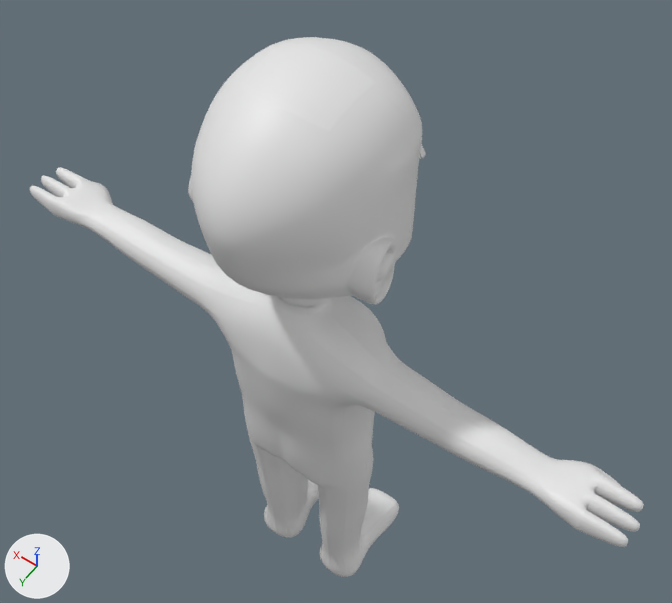
One commit to the Blender file BlenderFiles/Player/Player.blend: the scene before it, then after it.
Rendered twice from a camera (50 mm lens) standing at (-11.85, 5.05, 11.74) and looking at (-6.72, -2.13, 0.47). The lights are fixed; the arrows at lower left show +X, +Y and +Z. Mesh edges are drawn as thin lines on the coarser meshes.
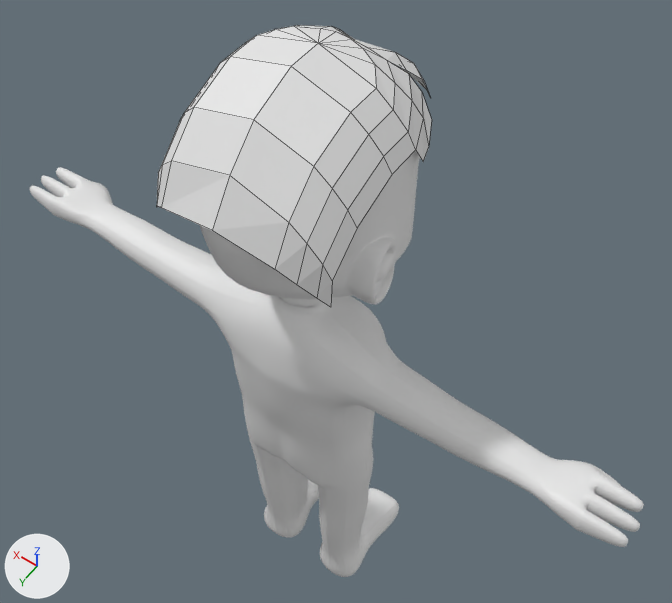
Boxes (x1, y1, x2, y2) around the edits, measured in the pictures (672 x 603 px):
'Plane.003', added: after (157, 25, 432, 307)
'Plane', unchanged, covered by the edit: before (188, 37, 422, 307); after (200, 150, 420, 307)

Edits to the bpy script that builds the scene:
```text
Add me_plane_003:
    me_plane_003.from_pydata(...)  # 89 vertices, 72 faces; spans x -4.02..4.19, y -3.73..2.83, z -10.49..0.38
Add ob_plane_003:
    ob_plane_003 = bpy.data.objects.new('Plane.003', me_plane_003)
    ob_plane_003.location = (-7.01, -2.73, 4.86)
    ob_plane_003.rotation_euler = (1.571, 0.0, 0.0)  # degrees (90, 0, 0)
    ob_plane_003.scale = (0.303, 0.303, 0.303)
```
